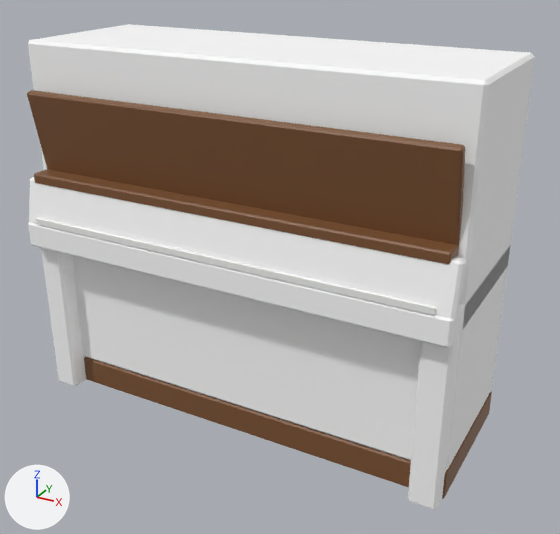
Before and after pictures for a commit that changed the glTF model assets/models/piano-upright.glb.
Before and after are seen from a 50 mm lens placed at (1.217, -2.082, 1.586), pointed at (0.072, 0.0, 0.545). Lighting does not change. The marker at lower left points along +X, +Y and +Z. The picture after the commit comes second. Vertices at exactly the same position are counted once.

In view in the first picture: 'piano-upright.ceramic', 'piano-upright.tint', 'piano-upright.woodDark'.
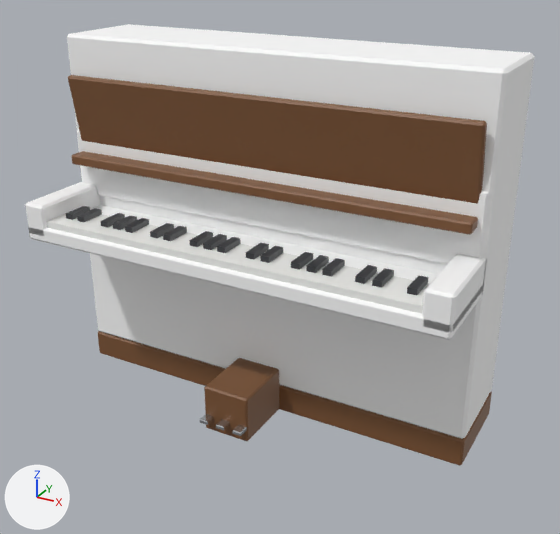
Where the change shows, as pixel boxes (x1, y1, x2, y2) in the pictures (560 x 534 px; the box of a moved part takes in the faces that stretch with it):
'piano-upright.tint', reshaped (15% shorter)
    before: (28, 24, 535, 510)
    after: (25, 24, 535, 439)
'piano-upright.woodDark', reshaped (9% narrower)
    before: (27, 90, 492, 499)
    after: (68, 75, 492, 466)
'piano-upright.ceramic', moved, rescaled
    before: (36, 218, 436, 315)
    after: (47, 214, 430, 314)
part 1 of me_piano_upright_wooddark, moved or reshaped
    before: (27, 90, 465, 246)
    after: (68, 75, 487, 204)
part 2 of me_piano_upright_wooddark, moved or reshaped
    before: (34, 169, 459, 264)
    after: (72, 151, 478, 235)
part 3 of me_piano_upright_wooddark, moved or reshaped (not visible before)
    after: (204, 358, 280, 441)
part 4 of me_piano_upright_wooddark, moved or reshaped
    before: (84, 357, 492, 499)
    after: (98, 331, 492, 466)
part 5 of me_piano_upright_tint, moved or reshaped
    before: (28, 222, 511, 348)
    after: (28, 205, 484, 340)
part 6 of me_piano_upright_tint, moved or reshaped
    before: (41, 248, 86, 386)
    after: (422, 254, 487, 332)
part 7 of me_piano_upright_tint, moved or reshaped
    before: (28, 34, 511, 510)
    after: (25, 34, 511, 439)
'piano-upright.graphite', unchanged, uncovered by the edit
    after: (66, 206, 428, 295)

The change, as a diff of the scene's bpy script:
```diff
--- a/assets/models/piano-upright.glb.py
+++ b/assets/models/piano-upright.glb.py
@@ me_piano_upright_tint @@
 # used by ob_piano_upright_tint; location = (0.0, 0.0, 0.0)
-me_piano_upright_tint.from_pydata(...)  # 120 vertices, 220 faces; spans x -0.75..0.75, y -0.31..0.31, z 0.0..1.25
+me_piano_upright_tint.from_pydata(...)  # 120 vertices, 220 faces; spans x -0.75..0.75, y -0.31..0.31, z 0.1..1.25
+# me_piano_upright_tint part 5: the loose piece of 24 vertices spanning x -0.75..0.75, y -0.31..0.31, z 0.57..0.66 is scaled about its middle by (1, 0.491, 0.563), then moved by (0.0, -0.16, 0.01)
+# me_piano_upright_tint part 6: the loose piece of 24 vertices spanning x -0.75..-0.65, y -0.27..-0.11, z 0.0..0.6 is scaled about its middle by (0.938, 2, 0.177), then moved by (1.41, 0.03, 0.37)
+# me_piano_upright_tint part 7: 60 of 120 vertices moved; they spanned x -0.75..0.75, y -0.3..-0.11, z 0.0..1.25 and now span x -0.75..0.75, y -0.31..0.0, z 0.1..1.25; mean shift (-0.56, 0.15, 0.18); largest move (0.66, -0.26, 0.0) -> (-0.73, -0.03, 0.69)
 me_piano_upright_tint.materials.append(mat_tint)
@@ me_piano_upright_wooddark @@
 # used by ob_piano_upright_wooddark; location = (0.0, 0.0, 0.0)
-me_piano_upright_wooddark.from_pydata(...)  # 96 vertices, 176 faces; spans x -0.75..0.75, y -0.28..0.31, z 0.0..1.1
+me_piano_upright_wooddark.from_pydata(...)  # 96 vertices, 176 faces; spans x -0.75..0.75, y -0.25..0.31, z 0.0..1.12
+# me_piano_upright_wooddark part 1: the loose piece of 24 vertices spanning x -0.72..0.72, y -0.27..-0.18, z 0.8..1.1 is moved by (0.0, 0.18, 0.03)
+# me_piano_upright_wooddark part 2: the loose piece of 24 vertices spanning x -0.72..0.72, y -0.28..-0.19, z 0.79..0.83 is moved by (0.0, 0.18, 0.02)
+# me_piano_upright_wooddark part 3: the loose piece of 24 vertices spanning x -0.08..0.08, y -0.16..-0.06, z 0.01..0.11 is scaled about its middle by (1.07, 2.52, 1.76), then moved by (0.0, -0.02, 0.03)
+# me_piano_upright_wooddark part 4: all 12 vertices in x -0.75..0.75, y -0.21..-0.2, z 0.0..0.1 are moved by (0.0, 0.18, 0.0)
 me_piano_upright_wooddark.materials.append(mat_wooddark)
@@ me_piano_upright_ceramic @@
 # used by ob_piano_upright_ceramic; location = (0.0, 0.0, 0.0)
-me_piano_upright_ceramic.from_pydata(...)  # 8 vertices, 12 faces; spans x -0.7..0.7, y -0.31..0.01, z 0.66..0.68
+me_piano_upright_ceramic.from_pydata(...)  # 8 vertices, 12 faces; spans x -0.665..0.665, y -0.298..-0.153, z 0.65..0.672
+# me_piano_upright_ceramic part 8: the whole mesh is scaled about its middle by (0.95, 0.453, 1.1), then moved by (0.0, -0.075, -0.009)
 me_piano_upright_ceramic.materials.append(mat_ceramic)
```
